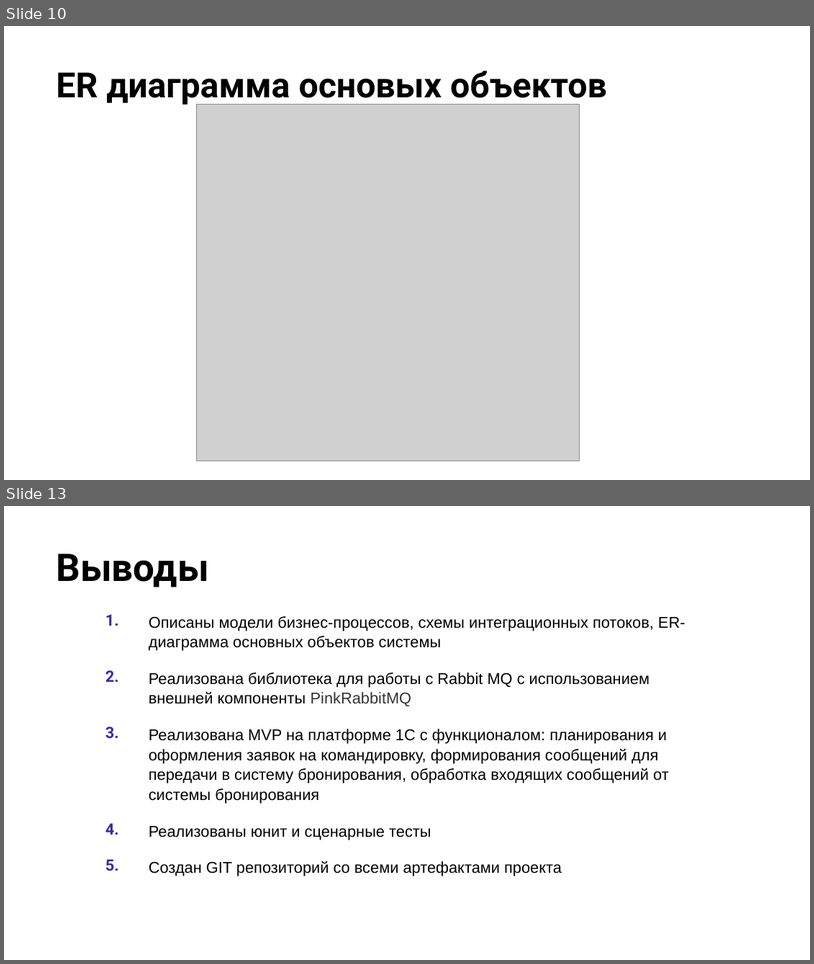
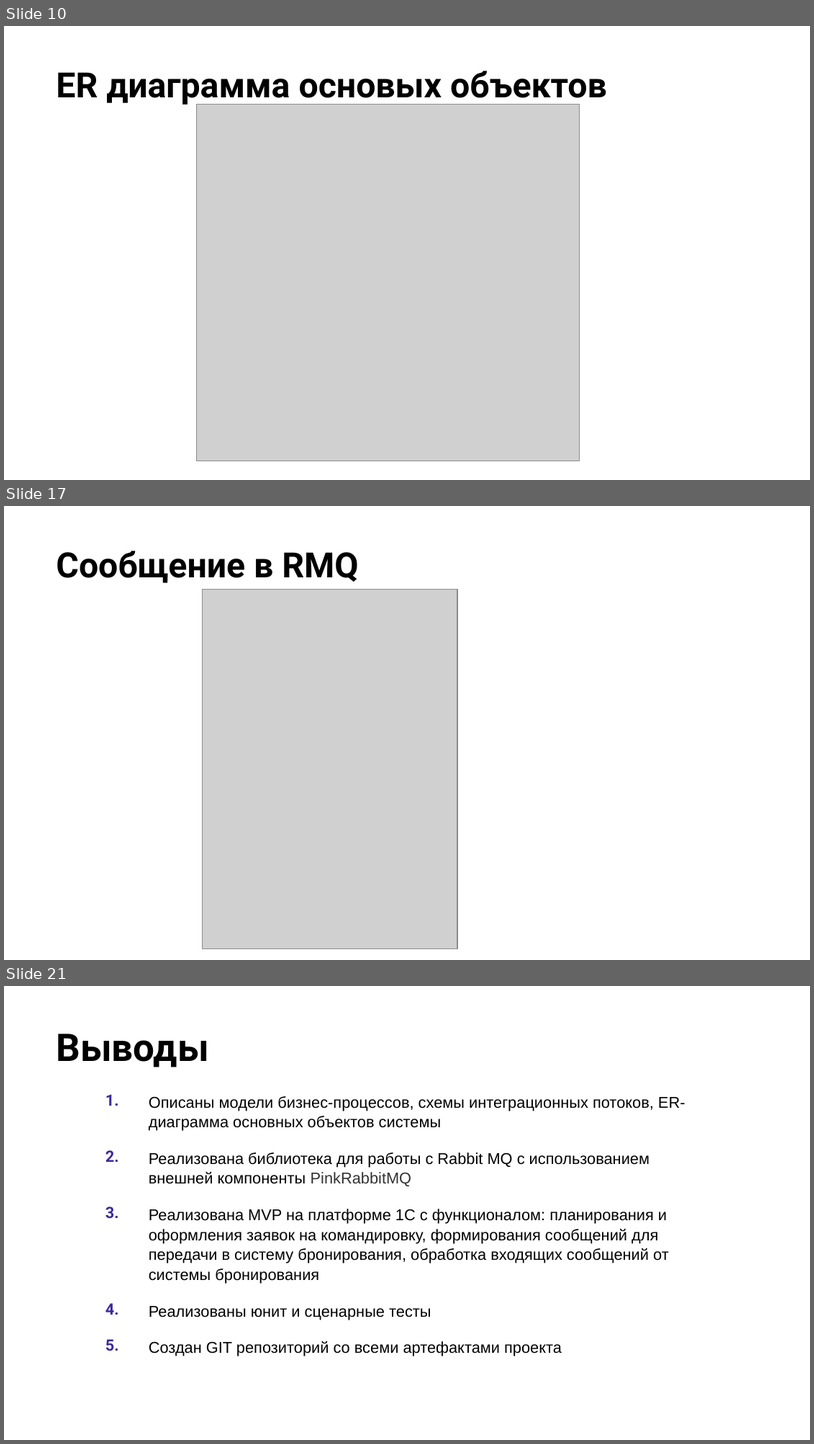
Before and after one commit to EvgeniyKalev/PW, a slide deck: doc/Оформление командировки.pptx. Shown one above the other, each under a label of ours: slides 10 and 13 before the commit, slides 10, 17 and 21 after it; the slides between them are not shown. The pictures are 814x964 and 814x1444 pixels, drawn with LibreOffice and Linux fonts; fonts in the diff are those of the drawing; grey boxes stand for pictures; background and template pictures are left out. Boxes give left, top, right and bottom in pixels: in the first picture for what was removed or moved away, otherwise in the second. Text is boxed around its words. In the diff, an @@ line names an element or a change of style, - is before the commit and + after.

```diff
--- a/doc/Оформление командировки.pptx
+++ b/doc/Оформление командировки.pptx
@@ slide 17 added at (4, 506, 810, 960), background picture (left out) @@
@@ title added at (56, 551, 358, 583), 31 pt, text #000000, bold @@
+Сообщение в RMQ
@@ picture added at (203, 589, 458, 948) @@
@@ what was slide 13 is now slide 21 @@
```
Also in this commit, not shown: 2 slides changed, 7 other slides added.
